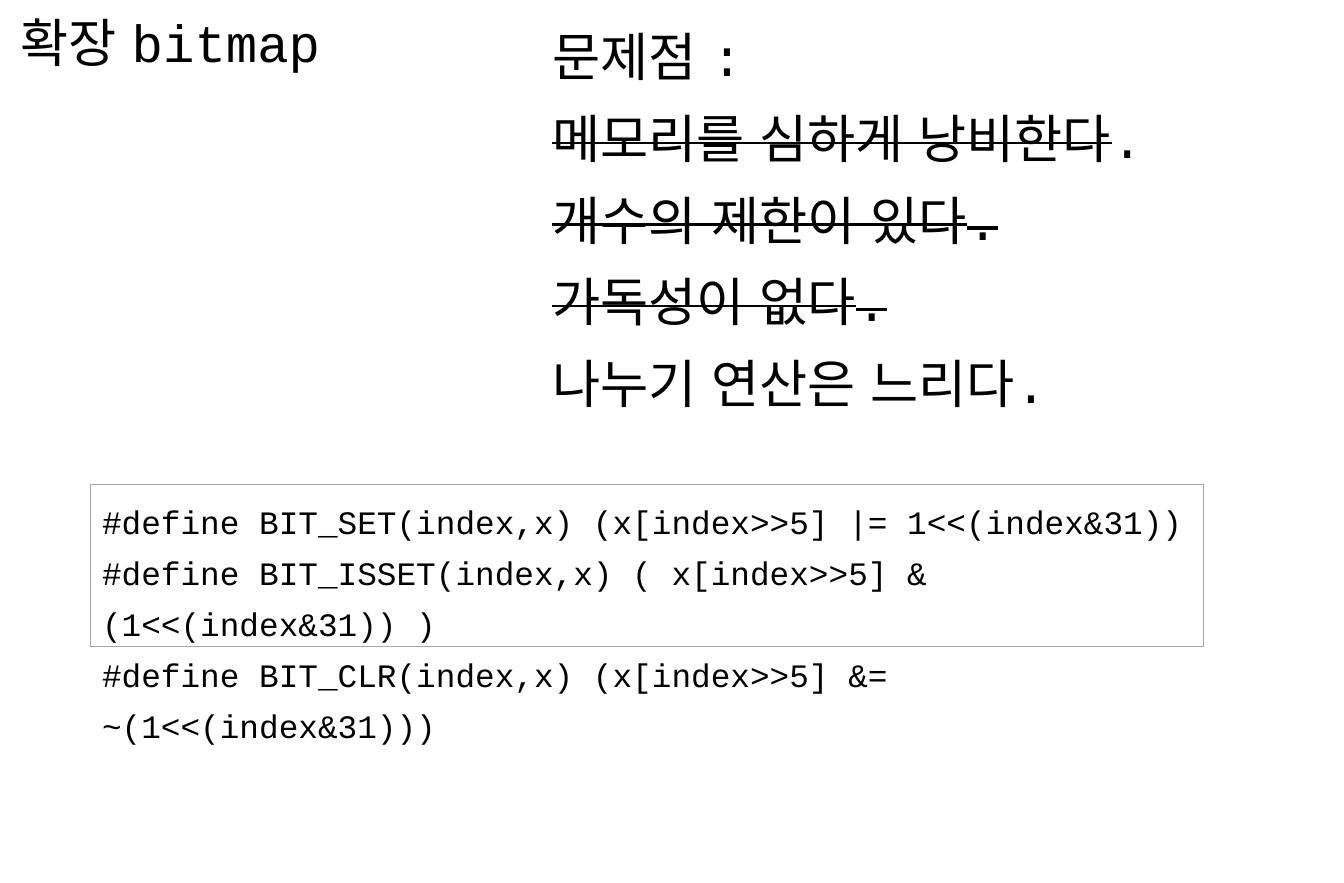
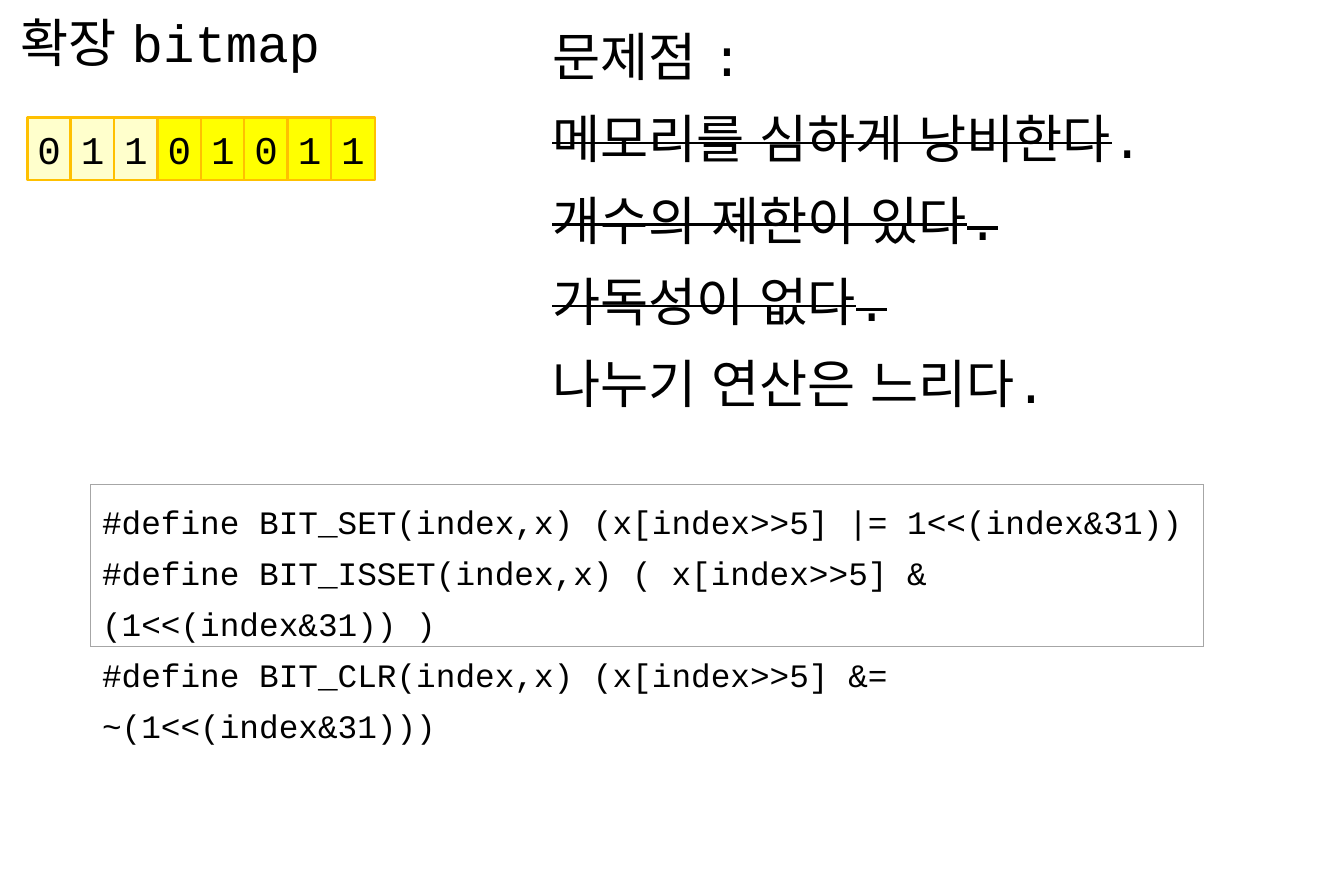
Before and after one commit to imguru-mooc/RTOS_uCOSII, a slide deck: slide 23 of RTOS.pptx (slide 21 before the commit). Drawn at 1344x883 pixels with LibreOffice and Linux fonts; fonts in the diff are those of the drawing. Boxes give left, top, right and bottom in pixels: in the first picture for what was removed or moved away, otherwise in the second. Text is boxed around its words. In the diff, an @@ line names an element or a change of style, - is before the commit and + after.

```diff
--- a/RTOS.pptx
+++ b/RTOS.pptx
@@ rectangle added at (27,118,71,180), fill #FFFFCC, outline #FFC000 1.5 pt, 24 pt, text #000000 @@
+0
@@ rectangle added at (71,118,114,180), fill #FFFFCC, outline #FFC000 1.5 pt, 24 pt, text #000000 @@
+1
@@ rectangle added at (114,118,158,180), fill #FFFFCC, outline #FFC000 1.5 pt, 24 pt, text #000000 @@
+1
@@ rectangle added at (158,118,201,180), fill #FFFF00, outline #FFC000 1.5 pt, 24 pt, text #000000 @@
+0
@@ rectangle added at (201,118,245,180), fill #FFFF00, outline #FFC000 1.5 pt, 24 pt, text #000000 @@
+1
@@ rectangle added at (245,118,288,180), fill #FFFF00, outline #FFC000 1.5 pt, 24 pt, text #000000 @@
+0
@@ rectangle added at (287,118,331,180), fill #FFFF00, outline #FFC000 1.5 pt, 24 pt, text #000000 @@
+1
@@ rectangle added at (331,118,374,180), fill #FFFF00, outline #FFC000 1.5 pt, 24 pt, text #000000 @@
+1
```
Also in this commit, not shown: 63 other slides changed, 28 slides added, 4 slides removed.
